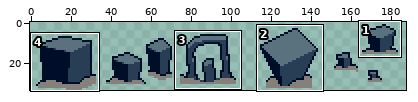
Two versions of one sprite sheet, assets/sprites/objects/sprsh_atlrock_1.png. Above: a wide view before the commit, with the close-up outlined.
Close-up. The starting point:
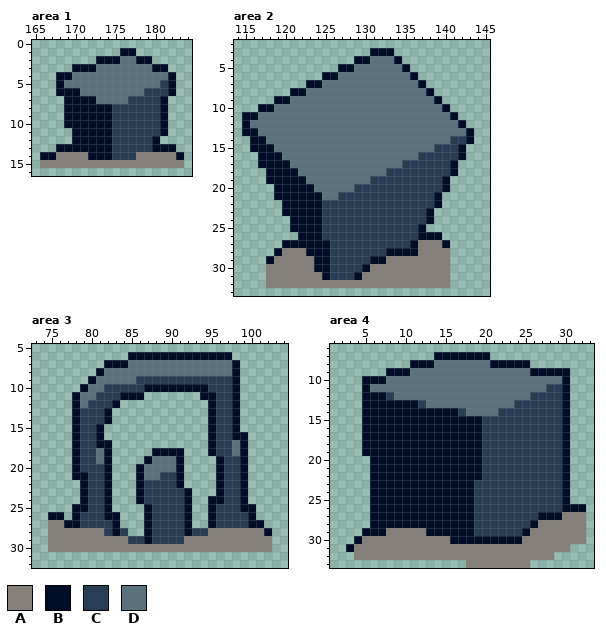
The file is 222x34 pixels. Shown: area 1: x 165..184, y 0..16; area 2: x 114..145, y 2..33; area 3: x 73..104, y 5..32; area 4: x 1..33, y 6..33. The wide view leaves out empty margins. The commit also changed other parts of the picture, which this record leaves out.
Palette (. is transparent): A #858079  B #000d29  C #273e54  D #5a717e
New version:
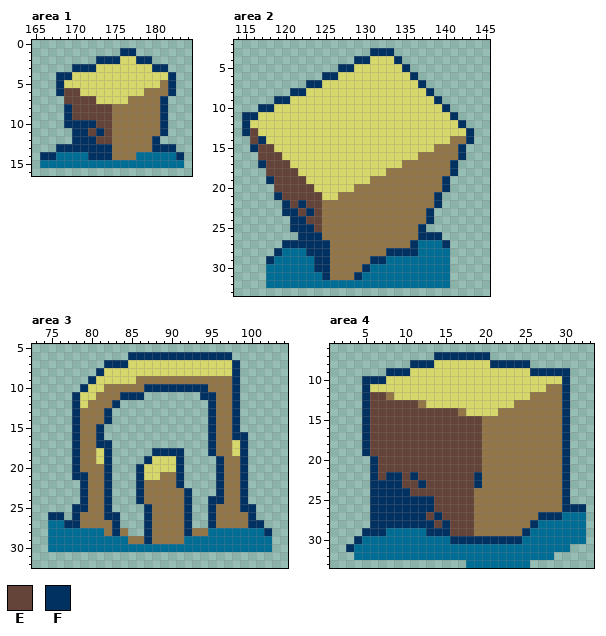
Colours new in this view: E #644339  F #003161
The exact change:
colour A: #858079 -> #006d94
colour C: #273e54 -> #927647
colour D: #5a717e -> #d7d76c
Changed rows in their new state; - is a pixel that keeps its letter.
Area 1:
first column x 166:
 1 ----------FF------
 2 -------FFF--FF----
 3 ----FFF-------FF--
 4 --FF------------F-
 5 --F-------------F-
 6 --FEE-----------F-
 7 ---EEEE--------F--
 8 ---FEEEEE------F--
 9 ---FEEEEE------F--
10 ---FFFFEE------F--
11 ----FFEFE------F--
12 ----FFFEE-----F---
13 --FFFFFFF-----FFF-
14 FF----FFF--------F
Area 2:
first column x 115:
 3 ----------------FFF----------
 4 --------------FF---F---------
 5 ------------FF------F--------
 6 ----------FF---------F-------
 7 --------FF------------F------
 8 ------FF---------------F-----
 9 ----FF------------------F----
10 --FF---------------------F---
11 FF------------------------F--
12 F--------------------------F-
13 FE--------------------------F
14 -EF-------------------------F
15 -FEE-----------------------F-
16 --EEE----------------------F-
17 --FEEE--------------------F--
18 ---EEEE-------------------F--
19 ---FEEEE-----------------F---
20 ----EEEEE----------------F---
21 ----FEEEEE--------------F----
22 -----FEFEE--------------F----
23 -----FFEFE-------------F-----
24 ------FFEE-------------F-----
25 ------FFFE------------F------
26 -------FFF------------FFF----
27 -----FFFFFF----------F---F---
28 ----F---FFF-------FFFF-------
29 ---F-----FF-----FF-----------
30 ---------FF----F-------------
31 ----------F---F--------------
Area 3:
first column x 75:
 6 ----------FFFFFFFFFFFFF-----
 7 -------FFF-------------F----
 8 ------F----------------F----
 9 -----F-----------------F----
10 ----F-------FFFFFFFF---F----
11 ---F-----FFF-------FF--F----
12 ---F----F-----------F--F----
13 ---F---F------------F--F----
14 ---F---F------------F--F----
15 ---F--F-------------F--F----
16 ---F--F-------------F--FF---
17 ---F--FF------------F---F---
18 ---F---F-----FFFF---F---F---
19 ---F---F----F---F----F--F---
20 ---F---F---F----F----F--F---
21 ---FF--F---F----F----F--F---
22 ----F--F---F----F----F--F---
23 ----F--F---F-----F---F--F---
24 ----F--F---F-----F--FF--F---
25 ---FF--F----F----F--F---FF--
26 FF-F---FF---F----F--F----F--
27 --FF----F---F----F--F----FF-
28 --------F---F----F---------F
29 ------------F---------------
Area 4:
first column x 3:
 7 -----------FFFFFFF------------
 8 --------FFF-------FFFFF-------
 9 -----FFF---------------FFFFF--
10 --FFF----------------------F--
11 --F------------------------F--
12 --FEE----------------------F--
13 --FEEEEEE------------------F--
14 --FEEEEEEEEEEE-------------F--
15 --FEEEEEEEEEEEEEE----------F--
16 --FEEEEEEEEEEEEEE----------F--
17 --FEEEEEEEEEEEEEE----------F--
18 --FEEEEEEEEEEEEEE----------F--
19 --FEEEEEEEEEEEEEE----------F--
20 ---FEEEEEEEEEEEEE----------F--
21 ---FEEEEEEEEEEEEE----------F--
22 ---FEFFEFEEEEEEEF----------F--
23 ---FFFFEEFEEEEEEF----------F--
24 ---FFFFFEEEEEEEE-----------F--
25 ---FFFFFFFFEEEEE-----------F--
26 ---FFFFFFFFEEEEE-----------FFF
27 ---FFFFFFFEFEEEE--------FFF---
28 ---FFFFFFFFEFEEE-------F------
29 --FFF-----FFFEEE------F-------
30 -F-----------FFFFFFFFF--------
31 F-----------------------------
Where, in picture pixels (left, top, right, bottom), the same in both close-ups:
changed: (40, 48, 184, 168)
changed: (242, 48, 474, 288)
changed: (48, 352, 272, 552)
changed: (346, 352, 586, 568)
